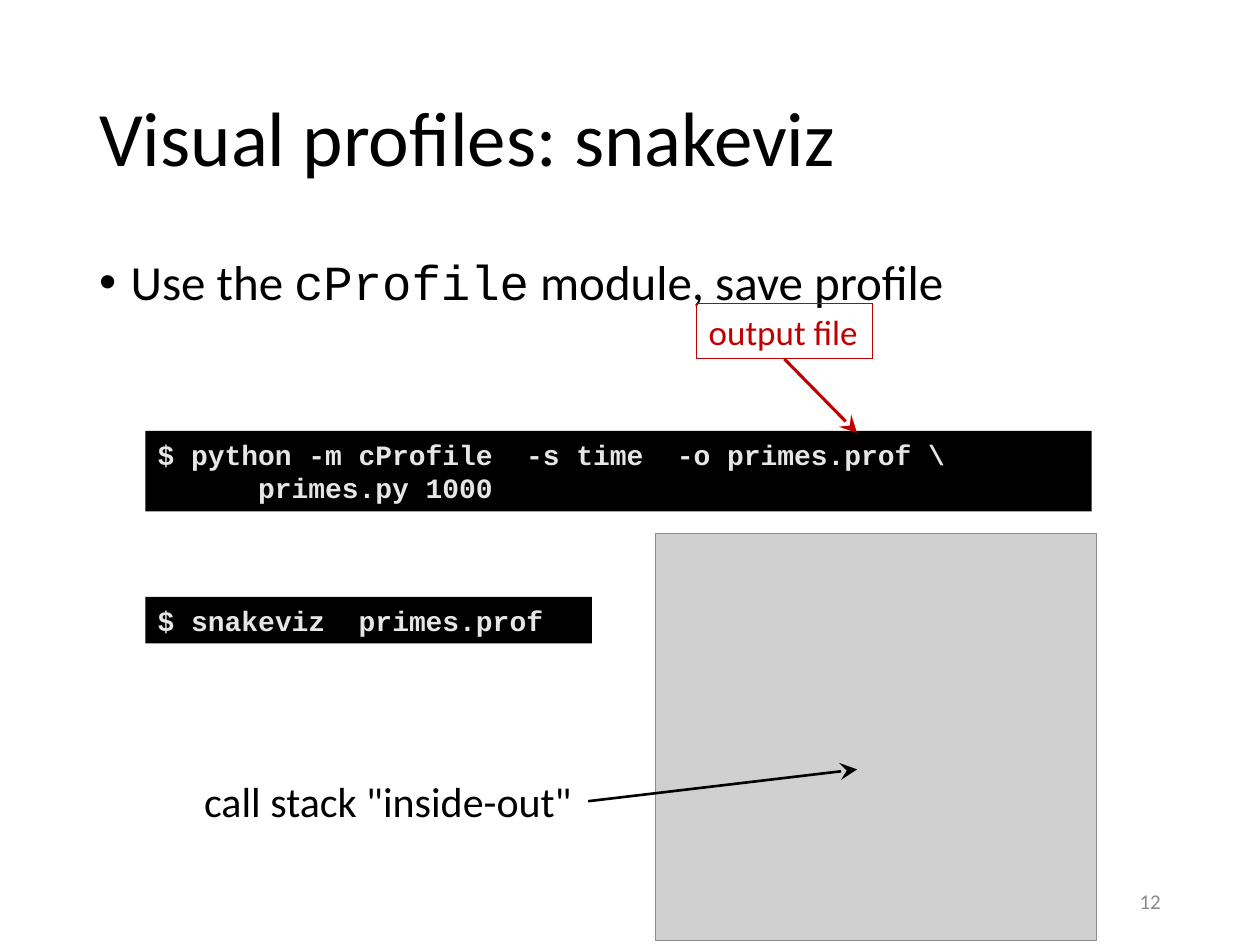
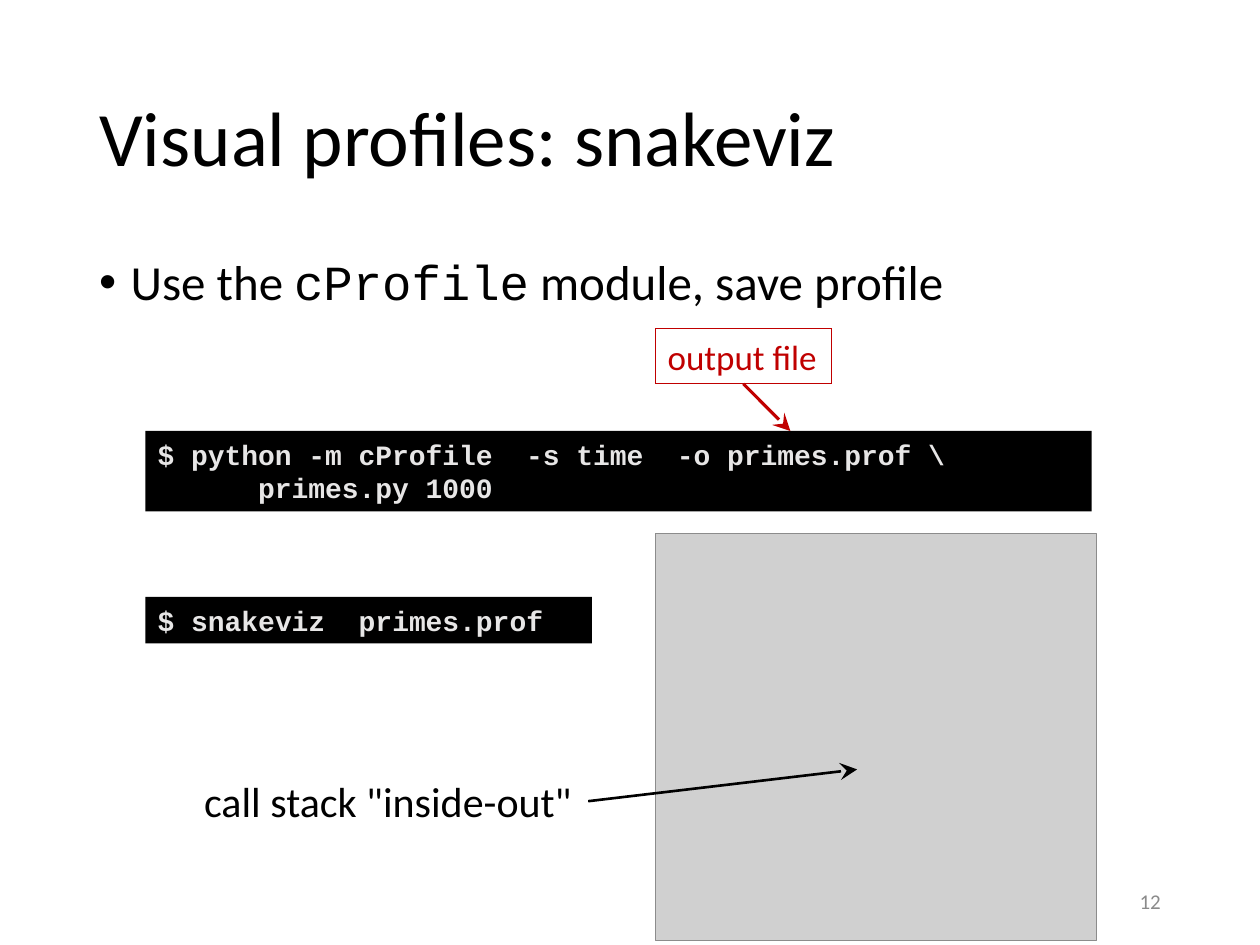
Before and after one commit to gjbex/training-material, a slide deck: slide 12 of Python/python_hpc.pptx. Drawn at 1260x945 pixels with LibreOffice and Linux fonts; fonts in the diff are those of the drawing; grey boxes stand for pictures. Boxes give left, top, right and bottom in pixels: in the first picture for what was removed or moved away, otherwise in the second. Text is boxed around its words. In the diff, an @@ line names an element or a change of style, - is before the commit and + after.

```diff
--- a/Python/python_hpc.pptx
+++ b/Python/python_hpc.pptx
@@ rectangle "output file" moved from (x1=697, y1=304, x2=873, y2=359) to (x1=655, y1=329, x2=832, y2=384) @@
@@ arrow moved from (785, 359) - (857, 433) to (743, 384) - (790, 431) @@
```
Also in this commit, not shown: 11 other slides changed.
